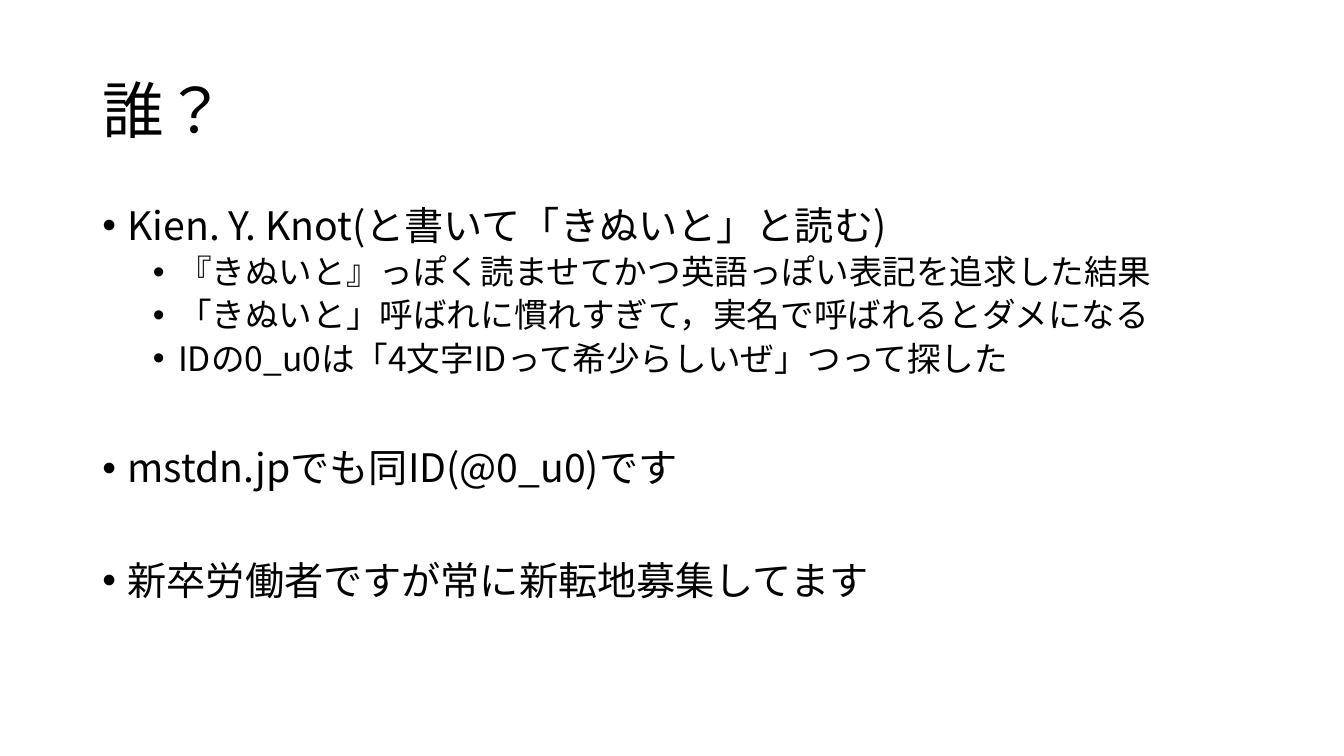
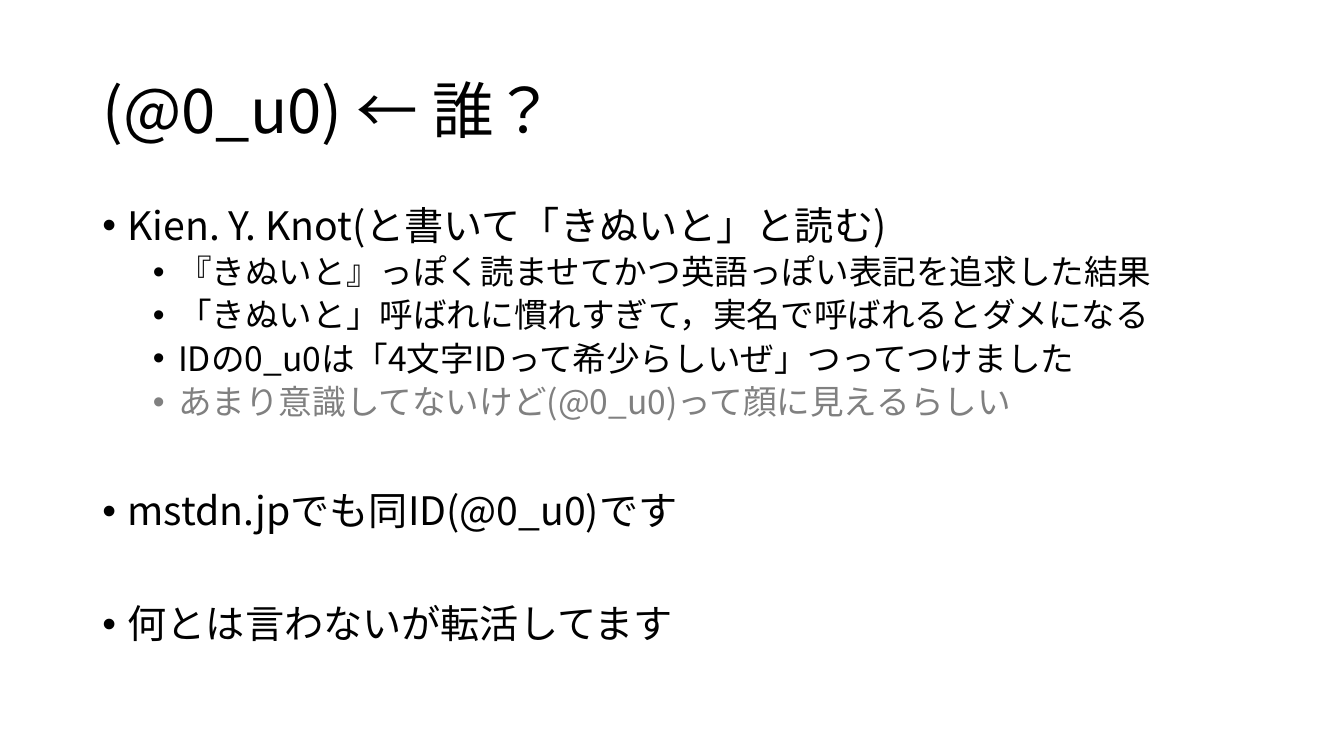
Before and after one commit to 8-u8/Kaggle, a slide deck: slide 2 of Santander/output/caretパッケージを使ったXGBoostのformula型.pptx. Drawn at 1344x756 pixels with LibreOffice and Linux fonts; fonts in the diff are those of the drawing. Boxes give left, top, right and bottom in pixels: in the first picture for what was removed or moved away, otherwise in the second. Text is boxed around its words. In the diff, an @@ line names an element or a change of style, - is before the commit and + after.

```diff
--- a/Santander/output/caretパッケージを使ったXGBoostのformula型.pptx
+++ b/Santander/output/caretパッケージを使ったXGBoostのformula型.pptx
@@ title at <box>102,81,555,145</box>: text changed @@
-誰？
+(@0_u0) ← 誰？
@@ text at <box>178,342,1074,421</box>: text changed @@
-  • IDの0_u0は「4文字IDって希少らしいぜ」つって探した
+  • IDの0_u0は「4文字IDって希少らしいぜ」つってつけました
+  • あまり意識してないけど(@0_u0)って顔に見えるらしい
@@ text at <box>128,605,673,641</box>: text changed @@
-• 新卒労働者ですが常に新転地募集してます
+• 何とは言わないが転活してます
```
Also in this commit, not shown: 7 other slides changed, 8 slides added, 1 slide removed, 3 other files.
